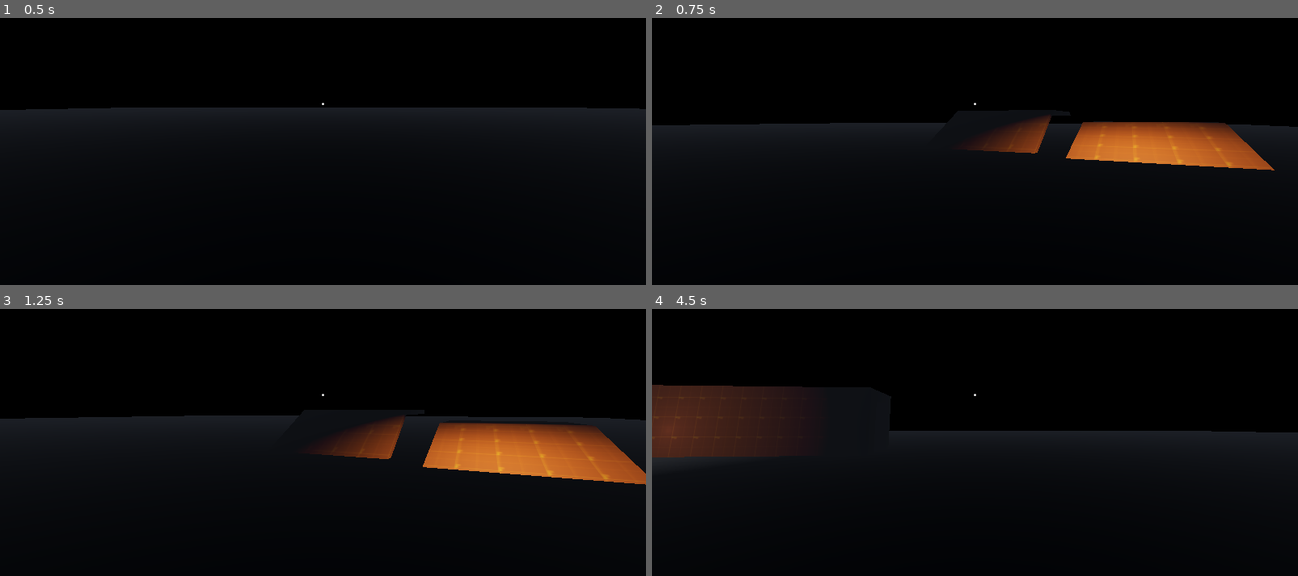
Above: before the commit, frames 1-4 (two rows, left to right).
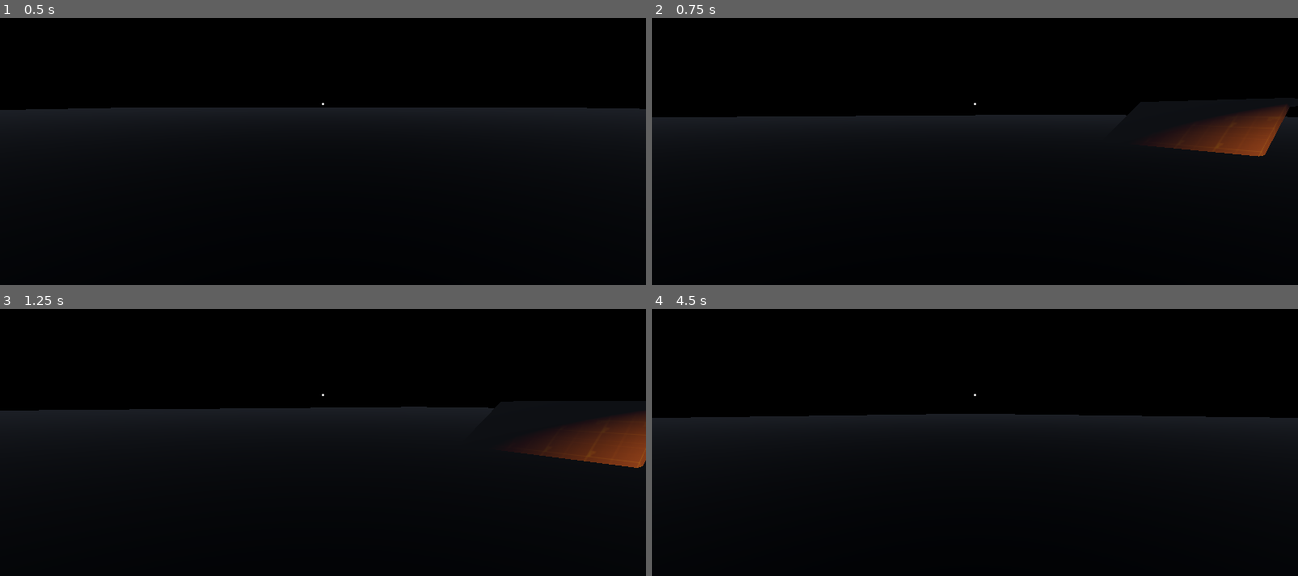
Above: after the commit, the same moments.

Repository: GabeeTheFinch/The-Airport
Game: Godot game, scene res://Maps/map_player_testing.tscn
The game is run twice, just before and just after one commit, with the same random seed, the same clock (stepped at 60 frames per second) and the same inputs.
Inputs (mouse positions are in pixels of both pictures, inside the frame that each line leads up to):
- Up to frame 1 (0.5 s): no input
- Up to frame 2 (0.75 s): tap Enter at 0.5 s; move the mouse to (1007, 103) at 0.52 s; hold W (Move_Forward) from 0.53 s (still down); hold Ctrl (Action_Crouch) from 0.53 s (still down)
- Up to frame 3 (1.25 s): keep holding W (Move_Forward); keep holding Ctrl (Action_Crouch); tap Space (Action_Jump) at 0.77 s
- Up to frame 4 (4.5 s): keep holding W (Move_Forward); move the mouse to (942, 397) at 1.27 s; release Ctrl (Action_Crouch) at 1.28 s; tap F (Action_Flashlight) at 1.35, 3.6 s; tap Space (Action_Jump) at 1.52, 3.02, 3.77 s; move the mouse to (987, 389) at 2.02 s; hold Shift (Action_Sprint) 2.03-2.78 s; move the mouse to (968, 399) at 2.77 s; tap Ctrl (Action_Crouch) at 2.85 s; move the mouse to (1020, 399) at 3.52 s; move the mouse to (923, 391) at 4.27 s; tap Shift (Action_Sprint) at 4.35 s

Frame 1 is identical in both runs. In frame 2, 7.8% of the frame differs, in the area x 0-100%, y 32-58%; in frame 3, 9.6%, in the area x 0-100%, y 36-66%; in frame 4, 9.3%.

Commit message:
Basic menu added

Diff:
--- /dev/null
+++ b/Maps/Menu/menu.gd
@@ -0,0 +1,4 @@
+extends Control
+
+func _on_start_button_pressed():
+	get_tree().change_scene_to_file("res://Maps/map_player_testing.tscn")
--- a/Maps/map_player_testing.tscn
+++ b/Maps/map_player_testing.tscn
@@ -1,11 +1,10 @@
-[gd_scene load_steps=11 format=3 uid="uid://cew42ue1r4fb2"]
+[gd_scene load_steps=10 format=3 uid="uid://cew42ue1r4fb2"]
 
 [ext_resource type="Script" path="res://Maps/map_player_testing.gd" id="1_2w811"]
 [ext_resource type="PackedScene" uid="uid://h7c2nipeg7wv" path="res://Player/player.tscn" id="1_fb1a0"]
 [ext_resource type="Material" uid="uid://dd4xwrwmwhmmj" path="res://Materials/Placeholders/PlaceHolder_material_1.tres" id="2_e2wn6"]
 [ext_resource type="Material" uid="uid://b24kr425h1i46" path="res://Materials/Placeholders/PlaceHolder_material_2.tres" id="2_qhr7c"]
 [ext_resource type="PackedScene" uid="uid://dbuulp5flt325" path="res://Lights/spotlight_broken.tscn" id="4_7qvw8"]
-[ext_resource type="AudioStream" uid="uid://b2xuimwvwlttu" path="res://Maps/Audio/AmbientTest2.WAV" id="5_svmji"]
 [ext_resource type="Texture2D" uid="uid://boawjvpufjqng" path="res://Player/Light_texture.png" id="7_h3qbo"]
 
 [sub_resource type="ProceduralSkyMaterial" id="ProceduralSkyMaterial_gbb74"]
@@ -45,15 +44,11 @@
 [node name="DirectionalLight3D" type="DirectionalLight3D" parent="Node"]
 transform = Transform3D(-0.866025, -0.245452, 0.435607, -0.353554, -0.315425, -0.880629, 0.353553, -0.916657, 0.186386, 0, 0, 0)
 light_color = Color(0.654902, 0.803922, 1, 1)
-light_energy = 0.2
+light_energy = 0.0
 shadow_enabled = true
 
 [node name="Player" parent="Node" instance=ExtResource("1_fb1a0")]
 transform = Transform3D(1, 0, 0, 0, 1, 0, 0, 0, 1, -9.5, 1, 0)
-
-[node name="AudioStreamPlayer" type="AudioStreamPlayer" parent="Node"]
-stream = ExtResource("5_svmji")
-autoplay = true
 
 [node name="CSGBox3D" type="CSGBox3D" parent="Node"]
 transform = Transform3D(1, 0, 0, 0, 1, 0, 0, 0, 1, 0, -0.5, -32)
--- /dev/null
+++ b/Maps/menu.tscn
@@ -0,0 +1,69 @@
+[gd_scene load_steps=5 format=3 uid="uid://c0owj6656go6y"]
+
+[ext_resource type="Script" path="res://Maps/Menu/menu.gd" id="1_w1pc7"]
+
+[sub_resource type="ProceduralSkyMaterial" id="ProceduralSkyMaterial_kihgh"]
+sky_top_color = Color(0.243137, 0.407843, 0.866667, 1)
+sky_horizon_color = Color(0.610784, 0.644211, 0.749917, 1)
+ground_horizon_color = Color(0.610784, 0.644211, 0.749917, 1)
+
+[sub_resource type="Sky" id="Sky_gbups"]
+sky_material = SubResource("ProceduralSkyMaterial_kihgh")
+
+[sub_resource type="Environment" id="Environment_jm2cu"]
+background_mode = 2
+sky = SubResource("Sky_gbups")
+tonemap_mode = 2
+ssao_enabled = true
+glow_enabled = true
+
+[node name="Menu" type="Control"]
+layout_mode = 3
+anchors_preset = 15
+anchor_right = 1.0
+anchor_bottom = 1.0
+grow_horizontal = 2
+grow_vertical = 2
+script = ExtResource("1_w1pc7")
+
+[node name="WorldEnvironment" type="WorldEnvironment" parent="."]
+environment = SubResource("Environment_jm2cu")
+
+[node name="DirectionalLight3D" type="DirectionalLight3D" parent="."]
+transform = Transform3D(-0.866025, -0.245452, 0.435607, 0, 0.871214, 0.490904, -0.5, 0.425135, -0.754493, 0, 0, 0)
+light_color = Color(0.992157, 1, 0.498039, 1)
+shadow_enabled = true
+
+[node name="HBoxContainer" type="HBoxContainer" parent="."]
+layout_mode = 1
+anchors_preset = 7
+anchor_left = 0.5
+anchor_top = 1.0
+anchor_right = 0.5
+anchor_bottom = 1.0
+offset_left = -250.0
+offset_top = -83.0
+offset_right = 250.0
+offset_bottom = -52.0
+grow_horizontal = 2
+grow_vertical = 0
+
+[node name="StartButton" type="Button" parent="HBoxContainer"]
+layout_mode = 2
+size_flags_horizontal = 6
+text = "Play"
+
+[node name="SettingsButton" type="Button" parent="HBoxContainer"]
+layout_mode = 2
+size_flags_horizontal = 6
+text = "Settings
+"
+
+[node name="CreditsButton" type="Button" parent="HBoxContainer"]
+layout_mode = 2
+size_flags_horizontal = 6
+text = "Credits"
+
+[node name="Camera3D" type="Camera3D" parent="."]
+
+[connection signal="pressed" from="HBoxContainer/StartButton" to="." method="_on_start_button_pressed"]
--- a/project.godot
+++ b/project.godot
@@ -10,8 +10,8 @@
 
 [Player]
 
-Mouse_sensitivity=1.0
-Controller_sensitivity=1.0
+Mouse_sensitivity=0.5
+Controller_sensitivity=3.0
 
 [application]
 
Not shown, removed: Maps/Audio/AmbientTest2.WAV.import
Not shown, changed: Maps/Audio/AmbientTest2.WAV
